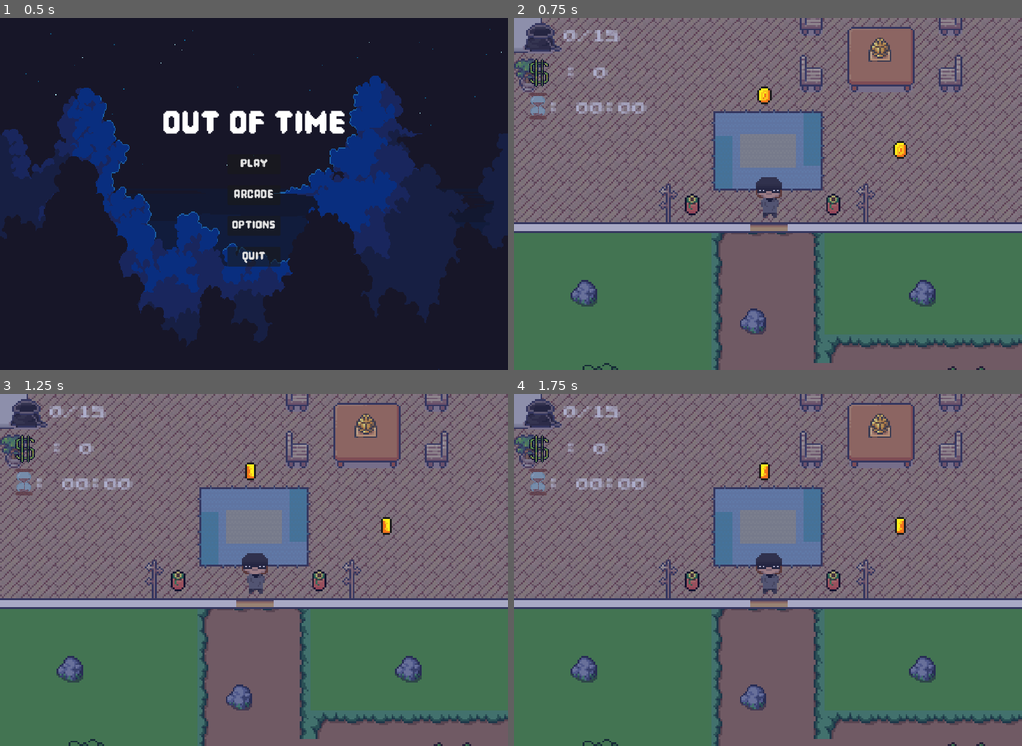
Above: before the commit, frames 1-4 (two rows, left to right).
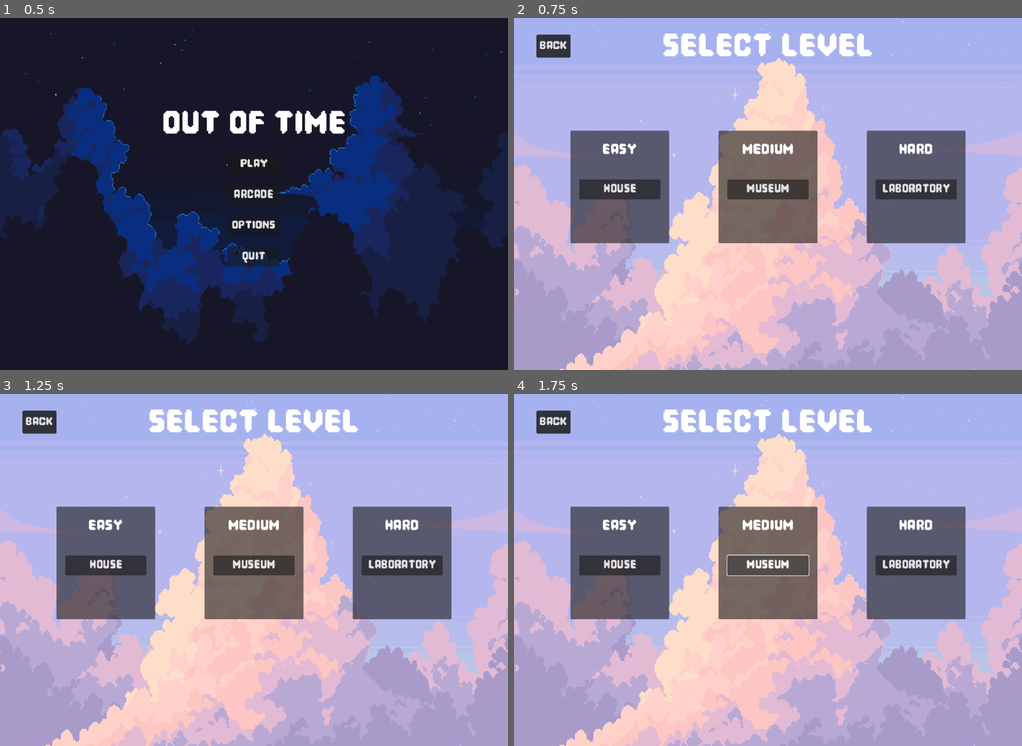
Above: after the commit, the same moments.

Repository: JaviMtz02/SeniorProject2025
Game: Godot game, scene res://Scenes/Menus/start_menu.tscn
Same seed, same stepped clock (60 frames per second), same inputs: the game is played once before the commit and once after it.
Inputs (mouse positions are in pixels of both pictures, inside the frame that each line leads up to):
- Up to frame 1 (0.5 s): no input
- Up to frame 2 (0.75 s): click "play" at 0.5 s
- Up to frame 3 (1.25 s): no input
- Up to frame 4 (1.75 s): click (768, 566) at 1.25 s, where only the run after the commit has a clickable "Museum"

Frame 1 is identical in both runs. In frame 2, 97% of the frame differs, in the area x 0-100%, y 0-100%; in frame 3, 97%; in frame 4, 97%.

Commit message:
added level select menu

Diff:
--- /dev/null
+++ b/Scenes/Menus/level_select.tscn
@@ -0,0 +1,343 @@
+[gd_scene load_steps=7 format=3 uid="uid://dym0nl5x237rc"]
+
+[ext_resource type="Script" path="res://Scripts/level_select.gd" id="1_5xiyy"]
+[ext_resource type="Texture2D" uid="uid://bsxxuyvd1yrbx" path="res://Assets/Sprites/Background/Clouds/Clouds 2/1.png" id="1_r1hh2"]
+[ext_resource type="Texture2D" uid="uid://dhgvtps06akor" path="res://Assets/Sprites/Background/Clouds/Clouds 2/2.png" id="2_m2bc3"]
+[ext_resource type="Texture2D" uid="uid://bveml21jya4c4" path="res://Assets/Sprites/Background/Clouds/Clouds 2/3.png" id="3_xuw7u"]
+[ext_resource type="Texture2D" uid="uid://3j22at14ldao" path="res://Assets/Sprites/Background/Clouds/Clouds 2/4.png" id="4_g2q18"]
+[ext_resource type="FontFile" uid="uid://doo2djw4si86l" path="res://Text/Pixel Game.otf" id="5_8ijpj"]
+
+[node name="LevelSelect" type="Control"]
+layout_mode = 3
+anchors_preset = 15
+anchor_right = 1.0
+anchor_bottom = 1.0
+grow_horizontal = 2
+grow_vertical = 2
+mouse_filter = 2
+script = ExtResource("1_5xiyy")
+
+[node name="Background" type="Node" parent="."]
+
+[node name="TextureRect" type="TextureRect" parent="Background"]
+anchors_preset = 15
+anchor_right = 1.0
+anchor_bottom = 1.0
+grow_horizontal = 2
+grow_vertical = 2
+mouse_filter = 2
+texture = ExtResource("1_r1hh2")
+
+[node name="TextureRect2" type="TextureRect" parent="Background"]
+anchors_preset = 15
+anchor_right = 1.0
+anchor_bottom = 1.0
+grow_horizontal = 2
+grow_vertical = 2
+mouse_filter = 2
+texture = ExtResource("2_m2bc3")
+
+[node name="TextureRect3" type="TextureRect" parent="Background"]
+anchors_preset = 15
+anchor_right = 1.0
+anchor_bottom = 1.0
+grow_horizontal = 2
+grow_vertical = 2
+mouse_filter = 2
+texture = ExtResource("3_xuw7u")
+
+[node name="TextureRect4" type="TextureRect" parent="Background"]
+anchors_preset = 15
+anchor_right = 1.0
+anchor_bottom = 1.0
+grow_horizontal = 2
+grow_vertical = 2
+mouse_filter = 2
+texture = ExtResource("4_g2q18")
+
+[node name="title" type="MarginContainer" parent="."]
+layout_mode = 1
+anchors_preset = 15
+anchor_right = 1.0
+anchor_bottom = 1.0
+grow_horizontal = 2
+grow_vertical = 2
+theme_override_constants/margin_left = 12
+theme_override_constants/margin_top = 12
+theme_override_constants/margin_right = 12
+theme_override_constants/margin_bottom = 12
+
+[node name="VBoxContainer" type="VBoxContainer" parent="title"]
+layout_mode = 2
+
+[node name="Divider" type="Control" parent="title/VBoxContainer"]
+layout_mode = 2
+mouse_filter = 2
+
+[node name="Label" type="Label" parent="title/VBoxContainer"]
+z_index = 1
+layout_mode = 2
+theme_override_fonts/font = ExtResource("5_8ijpj")
+theme_override_font_sizes/font_size = 100
+text = "Select Level"
+horizontal_alignment = 1
+
+[node name="museumLevel" type="PanelContainer" parent="."]
+z_index = 1
+layout_mode = 1
+anchors_preset = 8
+anchor_left = 0.5
+anchor_top = 0.5
+anchor_right = 0.5
+anchor_bottom = 0.5
+offset_left = -112.0
+offset_top = -144.0
+offset_right = 112.0
+offset_bottom = 112.0
+grow_horizontal = 2
+grow_vertical = 2
+
+[node name="MarginContainer" type="MarginContainer" parent="museumLevel"]
+layout_mode = 2
+theme_override_constants/margin_left = 20
+theme_override_constants/margin_top = 20
+theme_override_constants/margin_right = 20
+theme_override_constants/margin_bottom = 20
+
+[node name="VBoxContainer" type="VBoxContainer" parent="museumLevel/MarginContainer"]
+layout_mode = 2
+
+[node name="Label" type="Label" parent="museumLevel/MarginContainer/VBoxContainer"]
+layout_mode = 2
+theme_override_fonts/font = ExtResource("5_8ijpj")
+theme_override_font_sizes/font_size = 45
+text = "Medium"
+horizontal_alignment = 1
+
+[node name="Divider" type="Control" parent="museumLevel/MarginContainer/VBoxContainer"]
+layout_mode = 2
+mouse_filter = 2
+
+[node name="Divider2" type="Control" parent="museumLevel/MarginContainer/VBoxContainer"]
+layout_mode = 2
+mouse_filter = 2
+
+[node name="Divider3" type="Control" parent="museumLevel/MarginContainer/VBoxContainer"]
+layout_mode = 2
+mouse_filter = 2
+
+[node name="Divider4" type="Control" parent="museumLevel/MarginContainer/VBoxContainer"]
+layout_mode = 2
+mouse_filter = 2
+
+[node name="Divider5" type="Control" parent="museumLevel/MarginContainer/VBoxContainer"]
+layout_mode = 2
+mouse_filter = 2
+
+[node name="Divider6" type="Control" parent="museumLevel/MarginContainer/VBoxContainer"]
+layout_mode = 2
+mouse_filter = 2
+
+[node name="Divider7" type="Control" parent="museumLevel/MarginContainer/VBoxContainer"]
+layout_mode = 2
+mouse_filter = 2
+
+[node name="Divider8" type="Control" parent="museumLevel/MarginContainer/VBoxContainer"]
+layout_mode = 2
+mouse_filter = 2
+
+[node name="Divider9" type="Control" parent="museumLevel/MarginContainer/VBoxContainer"]
+layout_mode = 2
+mouse_filter = 2
+
+[node name="Divider10" type="Control" parent="museumLevel/MarginContainer/VBoxContainer"]
+layout_mode = 2
+mouse_filter = 2
+
+[node name="museum" type="Button" parent="museumLevel/MarginContainer/VBoxContainer"]
+layout_mode = 2
+theme_override_fonts/font = ExtResource("5_8ijpj")
+theme_override_font_sizes/font_size = 35
+text = "Museum"
+
+[node name="labLevel" type="PanelContainer" parent="."]
+z_index = 1
+layout_mode = 1
+anchors_preset = 8
+anchor_left = 0.5
+anchor_top = 0.5
+anchor_right = 0.5
+anchor_bottom = 0.5
+offset_left = 224.0
+offset_top = -144.0
+offset_right = 448.0
+offset_bottom = 112.0
+grow_horizontal = 2
+grow_vertical = 2
+
+[node name="MarginContainer" type="MarginContainer" parent="labLevel"]
+layout_mode = 2
+theme_override_constants/margin_left = 20
+theme_override_constants/margin_top = 20
+theme_override_constants/margin_right = 20
+theme_override_constants/margin_bottom = 20
+
+[node name="VBoxContainer" type="VBoxContainer" parent="labLevel/MarginContainer"]
+layout_mode = 2
+
+[node name="Label" type="Label" parent="labLevel/MarginContainer/VBoxContainer"]
+layout_mode = 2
+theme_override_fonts/font = ExtResource("5_8ijpj")
+theme_override_font_sizes/font_size = 45
+text = "HARD"
+horizontal_alignment = 1
+
+[node name="Divider" type="Control" parent="labLevel/MarginContainer/VBoxContainer"]
+layout_mode = 2
+mouse_filter = 2
+
+[node name="Divider2" type="Control" parent="labLevel/MarginContainer/VBoxContainer"]
+layout_mode = 2
+mouse_filter = 2
+
+[node name="Divider3" type="Control" parent="labLevel/MarginContainer/VBoxContainer"]
+layout_mode = 2
+mouse_filter = 2
+
+[node name="Divider4" type="Control" parent="labLevel/MarginContainer/VBoxContainer"]
+layout_mode = 2
+mouse_filter = 2
+
+[node name="Divider5" type="Control" parent="labLevel/MarginContainer/VBoxContainer"]
+layout_mode = 2
+mouse_filter = 2
+
+[node name="Divider6" type="Control" parent="labLevel/MarginContainer/VBoxContainer"]
+layout_mode = 2
+mouse_filter = 2
+
+[node name="Divider7" type="Control" parent="labLevel/MarginContainer/VBoxContainer"]
+layout_mode = 2
+mouse_filter = 2
+
+[node name="Divider8" type="Control" parent="labLevel/MarginContainer/VBoxContainer"]
+layout_mode = 2
+mouse_filter = 2
+
+[node name="Divider9" type="Control" parent="labLevel/MarginContainer/VBoxContainer"]
+layout_mode = 2
+mouse_filter = 2
+
+[node name="Divider10" type="Control" parent="labLevel/MarginContainer/VBoxContainer"]
+layout_mode = 2
+mouse_filter = 2
+
+[node name="lab" type="Button" parent="labLevel/MarginContainer/VBoxContainer"]
+layout_mode = 2
+theme_override_fonts/font = ExtResource("5_8ijpj")
+theme_override_font_sizes/font_size = 35
+text = "Laboratory"
+
+[node name="houseLevel" type="PanelContainer" parent="."]
+z_index = 1
+layout_mode = 1
+anchors_preset = 8
+anchor_left = 0.5
+anchor_top = 0.5
+anchor_right = 0.5
+anchor_bottom = 0.5
+offset_left = -448.0
+offset_top = -144.0
+offset_right = -224.0
+offset_bottom = 112.0
+grow_horizontal = 2
+grow_vertical = 2
+
+[node name="MarginContainer" type="MarginContainer" parent="houseLevel"]
+layout_mode = 2
+theme_override_constants/margin_left = 20
+theme_override_constants/margin_top = 20
+theme_override_constants/margin_right = 20
+theme_override_constants/margin_bottom = 20
+
+[node name="VBoxContainer" type="VBoxContainer" parent="houseLevel/MarginContainer"]
+layout_mode = 2
+
+[node name="Label" type="Label" parent="houseLevel/MarginContainer/VBoxContainer"]
+layout_mode = 2
+theme_override_fonts/font = ExtResource("5_8ijpj")
+theme_override_font_sizes/font_size = 45
+text = "EASY"
+horizontal_alignment = 1
+
+[node name="Divider" type="Control" parent="houseLevel/MarginContainer/VBoxContainer"]
+layout_mode = 2
+mouse_filter = 2
+
+[node name="Divider2" type="Control" parent="houseLevel/MarginContainer/VBoxContainer"]
+layout_mode = 2
+mouse_filter = 2
+
+[node name="Divider3" type="Control" parent="houseLevel/MarginContainer/VBoxContainer"]
+layout_mode = 2
+mouse_filter = 2
+
+[node name="Divider4" type="Control" parent="houseLevel/MarginContainer/VBoxContainer"]
+layout_mode = 2
+mouse_filter = 2
+
+[node name="Divider5" type="Control" parent="houseLevel/MarginContainer/VBoxContainer"]
+layout_mode = 2
+mouse_filter = 2
+
+[node name="Divider6" type="Control" parent="houseLevel/MarginContainer/VBoxContainer"]
+layout_mode = 2
+mouse_filter = 2
+
+[node name="Divider7" type="Control" parent="houseLevel/MarginContainer/VBoxContainer"]
+layout_mode = 2
+mouse_filter = 2
+
+[node name="Divider8" type="Control" parent="houseLevel/MarginContainer/VBoxContainer"]
+layout_mode = 2
+mouse_filter = 2
+
+[node name="Divider9" type="Control" parent="houseLevel/MarginContainer/VBoxContainer"]
+layout_mode = 2
+mouse_filter = 2
+
+[node name="Divider10" type="Control" parent="houseLevel/MarginContainer/VBoxContainer"]
+layout_mode = 2
+mouse_filter = 2
+
+[node name="house" type="Button" parent="houseLevel/MarginContainer/VBoxContainer"]
+layout_mode = 2
+theme_override_fonts/font = ExtResource("5_8ijpj")
+theme_override_font_sizes/font_size = 35
+text = "House"
+
+[node name="PanelContainer" type="PanelContainer" parent="."]
+z_index = 1
+layout_mode = 1
+anchors_preset = 8
+anchor_left = 0.5
+anchor_top = 0.5
+anchor_right = 0.5
+anchor_bottom = 0.5
+offset_left = -525.0
+offset_top = -362.0
+offset_right = -448.0
+offset_bottom = -310.0
+grow_horizontal = 2
+grow_vertical = 2
+
+[node name="back" type="Button" parent="PanelContainer"]
+layout_mode = 2
+theme_override_fonts/font = ExtResource("5_8ijpj")
+theme_override_font_sizes/font_size = 35
+text = "Back"
+
+[connection signal="pressed" from="museumLevel/MarginContainer/VBoxContainer/museum" to="." method="_on_museum_pressed"]
+[connection signal="pressed" from="labLevel/MarginContainer/VBoxContainer/lab" to="." method="_on_lab_pressed"]
+[connection signal="pressed" from="houseLevel/MarginContainer/VBoxContainer/house" to="." method="_on_house_pressed"]
+[connection signal="pressed" from="PanelContainer/back" to="." method="_on_back_pressed"]
--- a/Scenes/Menus/pause_menu.tscn
+++ b/Scenes/Menus/pause_menu.tscn
@@ -9,6 +9,33 @@
 shader_parameter/lod = 0.0
 
 [sub_resource type="StyleBoxEmpty" id="StyleBoxEmpty_yr11x"]
+
+[sub_resource type="Animation" id="Animation_hyvgk"]
+length = 0.001
+tracks/0/type = "value"
+tracks/0/imported = false
+tracks/0/enabled = true
+tracks/0/path = NodePath("ColorRect:material:shader_parameter/lod")
+tracks/0/interp = 1
+tracks/0/loop_wrap = true
+tracks/0/keys = {
+"times": PackedFloat32Array(0),
+"transitions": PackedFloat32Array(1),
+"update": 0,
+"values": [0.0]
+}
+tracks/1/type = "value"
+tracks/1/imported = false
+tracks/1/enabled = true
+tracks/1/path = NodePath("PanelContainer:modulate")
+tracks/1/interp = 1
+tracks/1/loop_wrap = true
+tracks/1/keys = {
+"times": PackedFloat32Array(0),
+"transitions": PackedFloat32Array(1),
+"update": 0,
+"values": [Color(1, 1, 1, 0)]
+}
 
 [sub_resource type="Animation" id="Animation_6xd5b"]
 resource_name = "blur"
@@ -36,33 +63,6 @@
 "transitions": PackedFloat32Array(1, 1),
 "update": 0,
 "values": [Color(1, 1, 1, 0), Color(1, 1, 1, 1)]
-}
-
-[sub_resource type="Animation" id="Animation_hyvgk"]
-length = 0.001
-tracks/0/type = "value"
-tracks/0/imported = false
-tracks/0/enabled = true
-tracks/0/path = NodePath("ColorRect:material:shader_parameter/lod")
-tracks/0/interp = 1
-tracks/0/loop_wrap = true
-tracks/0/keys = {
-"times": PackedFloat32Array(0),
-"transitions": PackedFloat32Array(1),
-"update": 0,
-"values": [0.0]
-}
-tracks/1/type = "value"
-tracks/1/imported = false
-tracks/1/enabled = true
-tracks/1/path = NodePath("PanelContainer:modulate")
-tracks/1/interp = 1
-tracks/1/loop_wrap = true
-tracks/1/keys = {
-"times": PackedFloat32Array(0),
-"transitions": PackedFloat32Array(1),
-"update": 0,
-"values": [Color(1, 1, 1, 0)]
 }
 
 [sub_resource type="AnimationLibrary" id="AnimationLibrary_ekf4n"]
--- /dev/null
+++ b/Scripts/level_select.gd
@@ -0,0 +1,20 @@
+extends Control
+
+@onready var house_level = preload("res://Scenes/House Level/house.tscn") as PackedScene
+var main_menu := "res://Scenes/Menus/start_menu.tscn"
+
+# Called when the node enters the scene tree for the first time.
+func _ready() -> void:
+	pass # Replace with function body.
+
+func _on_house_pressed() -> void:
+	get_tree().change_scene_to_packed(house_level)
+
+func _on_museum_pressed() -> void:
+	pass # Replace with function body.
+
+func _on_lab_pressed() -> void:
+	pass # Replace with function body.
+
+func _on_back_pressed() -> void:
+	get_tree().change_scene_to_file(main_menu)
--- a/Scripts/start_menu.gd
+++ b/Scripts/start_menu.gd
@@ -5,13 +5,13 @@
 @onready var arcade: Button = $MarginContainer/HBoxContainer/VBoxContainer/arcade
 @onready var options: Button = $MarginContainer/HBoxContainer/VBoxContainer/options
 @onready var quit: Button = $MarginContainer/HBoxContainer/VBoxContainer/quit
-@onready var play_game = preload("res://Scenes/House Level/house.tscn") as PackedScene
+var level_select := "res://Scenes/Menus/level_select.tscn"
 
 func _ready() -> void:
 	quit.button_down.connect(_on_quit_pressed)
 
 func _on_play_pressed() -> void:
-	get_tree().change_scene_to_packed(play_game)
+	get_tree().change_scene_to_file(level_select)
 
 func _on_quit_pressed() -> void:
 	get_tree().quit()
